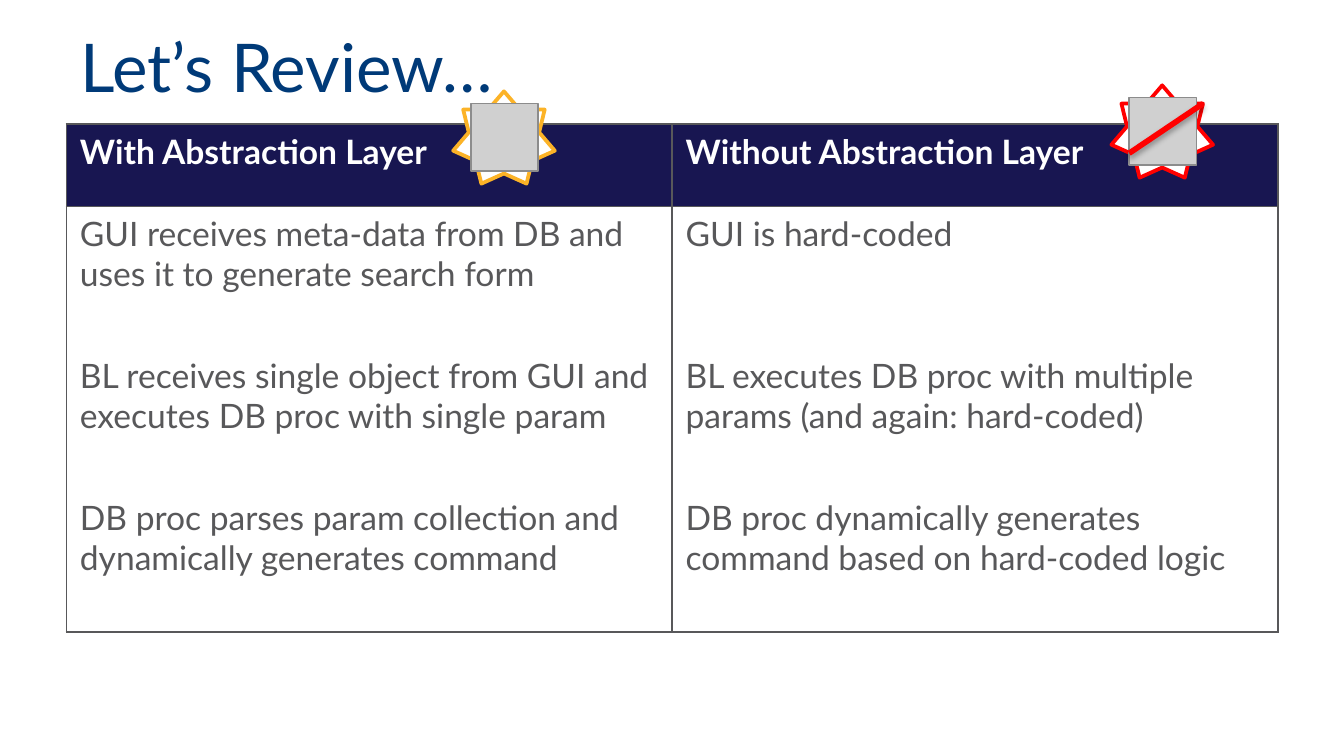
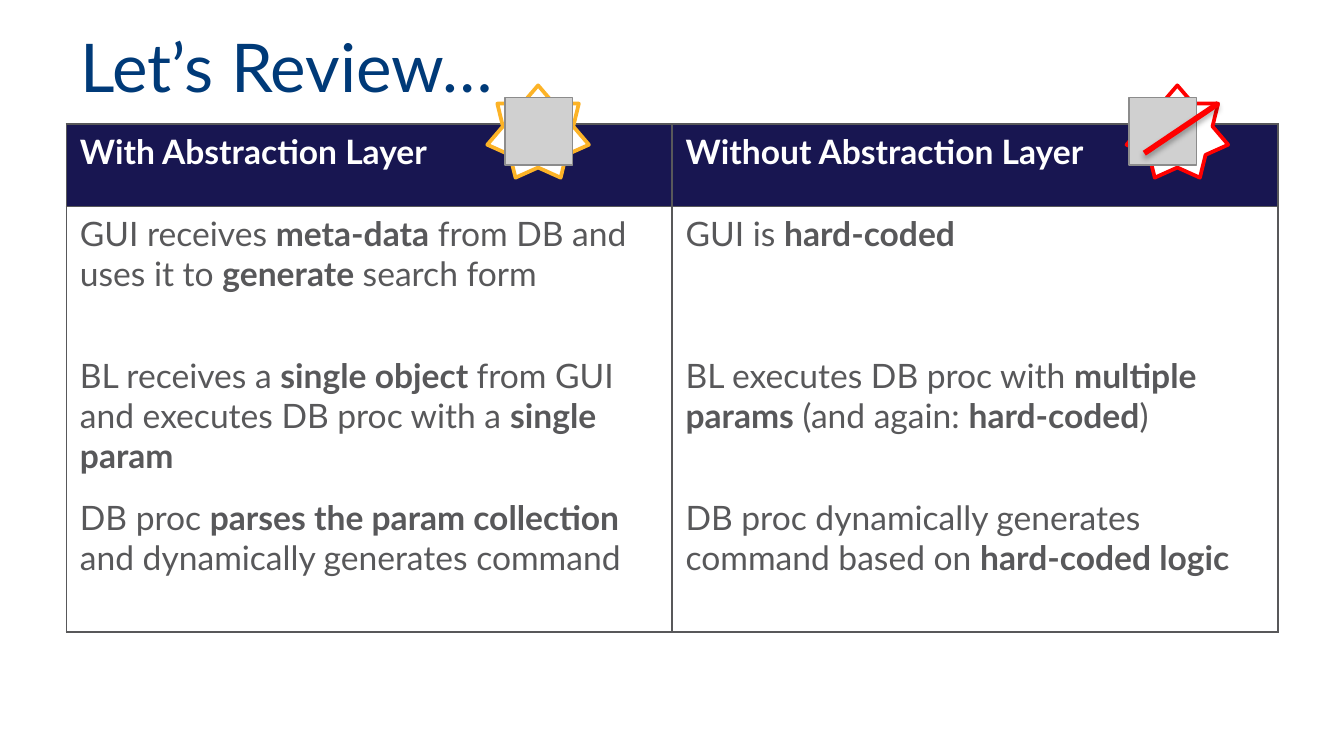
Before and after one commit to MadeiraData/DynamicFilters, a slide deck: slide 23 of DynamicFilters_Presentation_Eng.pptx (slide 22 before the commit). Drawn at 1344x756 pixels with LibreOffice and Linux fonts; fonts in the diff are those of the drawing; grey boxes stand for pictures; background and template pictures are left out. Boxes give left, top, right and bottom in pixels: in the first picture for what was removed or moved away, otherwise in the second. Text is boxed around its words. In the diff, an @@ line names an element or a change of style, - is before the commit and + after.

```diff
--- a/DynamicFilters_Presentation_Eng.pptx
+++ b/DynamicFilters_Presentation_Eng.pptx
@@ star: place and size @@
-star at (453,91,555,184)
+star at (488,86,590,179)
@@ star: place and size @@
-star at (1111,86,1214,179)
+star at (1126,86,1228,179)
@@ picture: place and size @@
-picture at (470,103,538,171)
+picture at (505,98,573,165)
@@ line moved from (1203, 103) - (1129, 153) to (1218, 103) - (1144, 153) @@
@@ table at (66,124,1278,632) @@
-row 3, column 1: BL receives single object from GUI and executes DB proc with single param
+row 3, column 1: BL receives a single object from GUI and executes DB proc with a single param
-row 4, column 1: DB proc parses param collection and dynamically generates command
+row 4, column 1: DB proc parses the param collection and dynamically generates command
@@ bold on in "meta-data generate", "hard-coded", "multiple params hard-coded)", "hard-coded logic" @@
```
Also in this commit, not shown: 9 other slides changed, 1 slide added.
